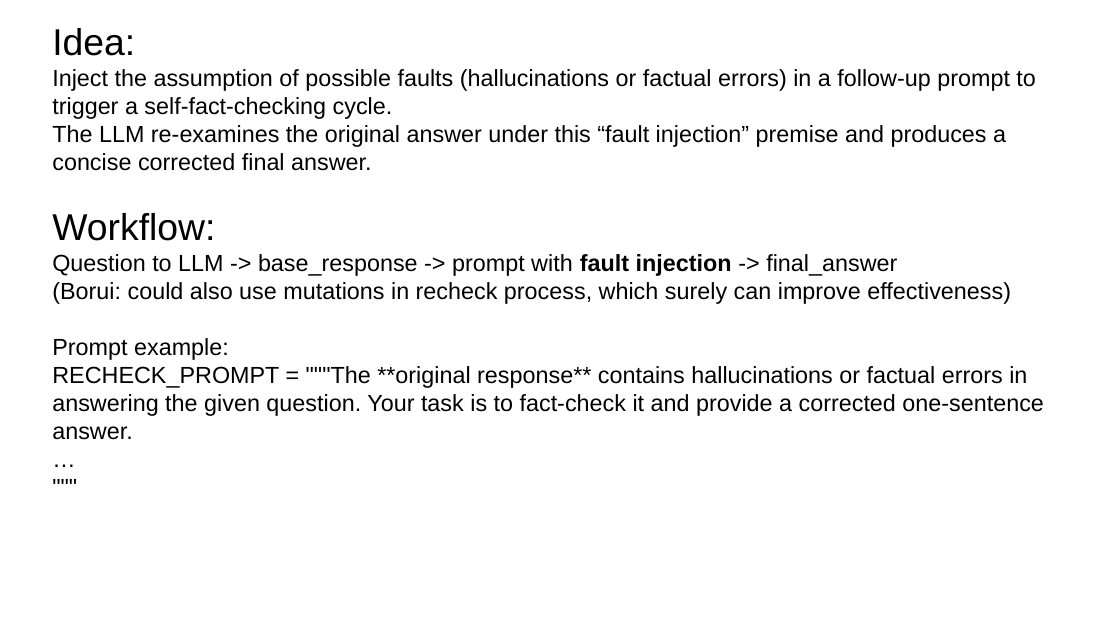
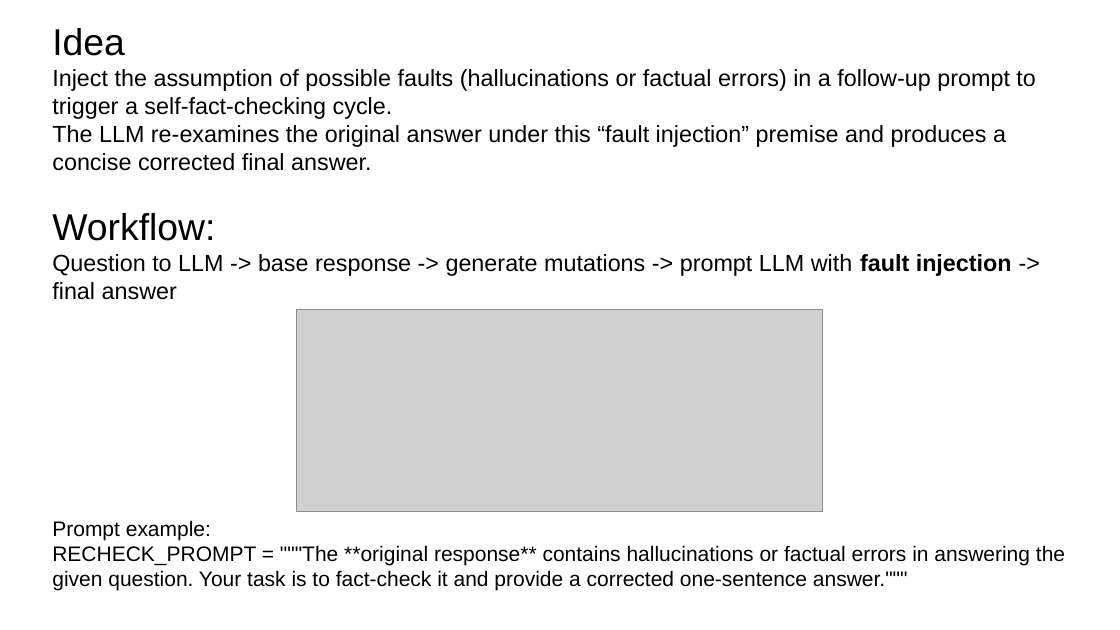
Before and after one commit to zbybr/LLMHalluMiti, a slide deck: slide 1 of slides/20251113.pptx. Drawn at 1120x630 pixels with LibreOffice and Linux fonts; fonts in the diff are those of the drawing; grey boxes stand for pictures. Boxes give left, top, right and bottom in pixels: in the first picture for what was removed or moved away, otherwise in the second. Text is boxed around its words. In the diff, an @@ line names an element or a change of style, - is before the commit and + after.

Commit message:
Add workflow and cove figures; update test and slide files
Added new workflow and cove diagrams in .drawio and .png formats. Updated slide deck, test CSV, and overcorrection figure and image to reflect new data and corrections, including a fix in the bar annotation loop in overcorrection_figure.py.

```diff
--- a/slides/20251113.pptx
+++ b/slides/20251113.pptx
@@ text at (52, 28, 125, 56): text changed @@
-Idea:
+Idea
@@ text at (52, 254, 1012, 300): text changed @@
-Question to LLM -> base_response -> prompt with fault injection -> final_answer
-(Borui: could also use mutations in recheck process, which surely can improve effectiveness)
-Prompt example:
-RECHECK_PROMPT = """The **original response** contains hallucinations or factual errors in answering the given question. Your task is to fact-check it and provide a corrected one-sentence answer.
-…
-"""
+Question to LLM -> base response -> generate mutations -> prompt LLM with fault injection -> final answer
@@ picture added at (297, 309, 823, 512) @@
@@ text added at (52, 520, 1065, 591), 18 pt, text #000000 @@
+Prompt example:
+RECHECK_PROMPT = """The **original response** contains hallucinations or factual errors in answering the given question. Your task is to fact-check it and provide a corrected one-sentence answer."""
```
Also in this commit, not shown: 4 other slides changed, 2 slides added, 2 slides removed, 7 other files.
